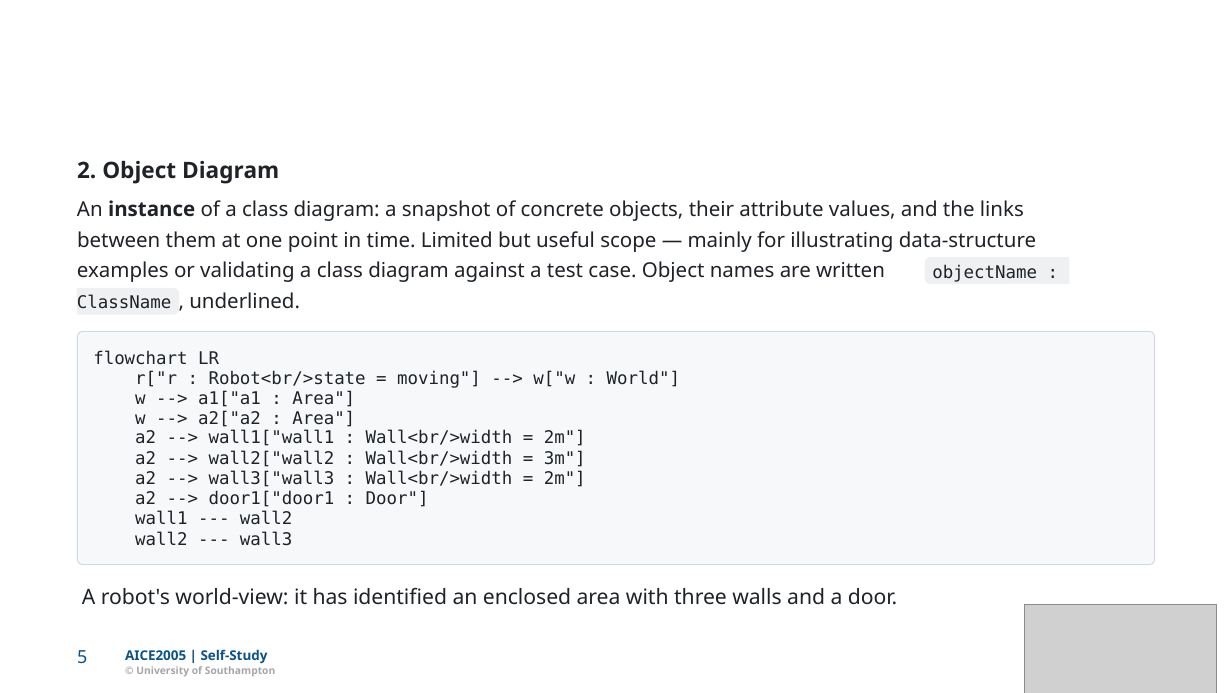
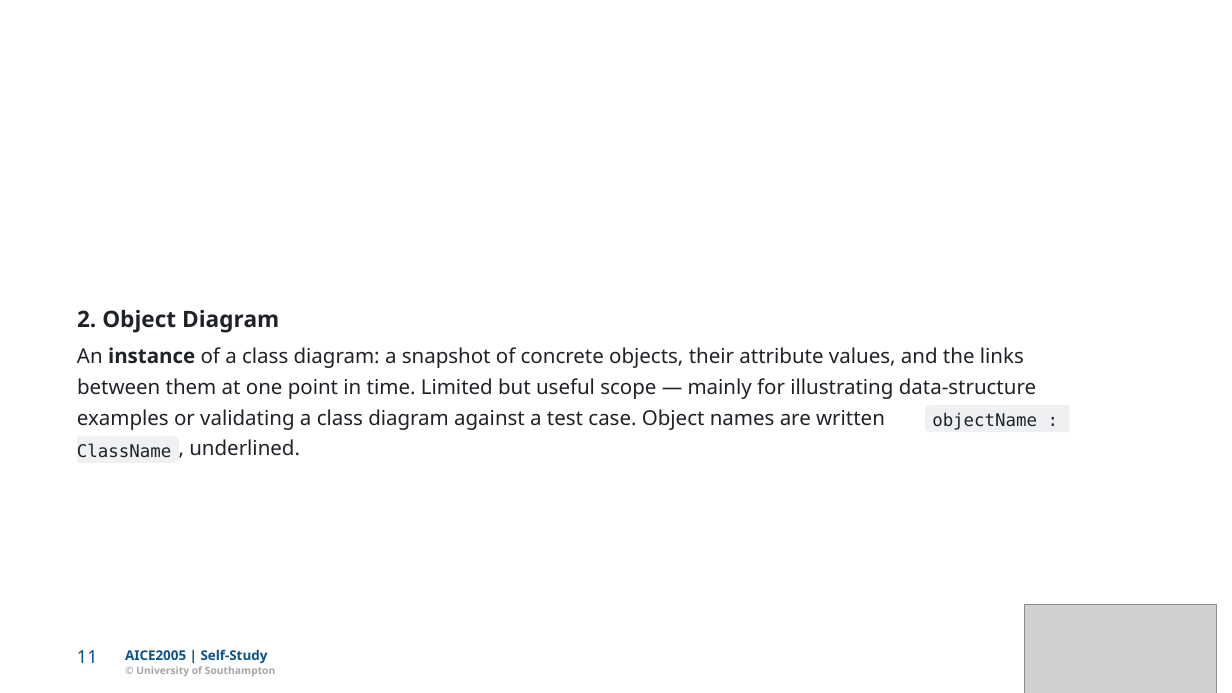
Before and after one commit to Dr-AlHashimy/Module_AICE2005_2627, a slide deck: slide 11 of html/COMP-_L7.1_lecture_self.pptx (slide 5 before the commit). Drawn at 1232x693 pixels with LibreOffice and Linux fonts; fonts in the diff are those of the drawing; grey boxes stand for pictures. Boxes give left, top, right and bottom in pixels: in the first picture for what was removed or moved away, otherwise in the second. Text is boxed around its words. In the diff, an @@ line names an element or a change of style, - is before the commit and + after.

```diff
--- a/html/COMP-_L7.1_lecture_self.pptx
+++ b/html/COMP-_L7.1_lecture_self.pptx
@@ freeform shape removed at <box>78,332,1155,565</box> @@
@@ freeform shape removed at <box>78,332,1155,565</box> @@
@@ text removed at <box>93,350,219,365</box> @@
-flowchart LR
@@ text removed at <box>135,370,680,388</box> @@
-r["r : Robot<br/>state = moving"] --> w["w : World"]
@@ text removed at <box>135,390,355,407</box> @@
-w --> a1["a1 : Area"]
@@ text removed at <box>135,411,355,427</box> @@
-w --> a2["a2 : Area"]
@@ 4 texts, 2 freeform shapes: place and size @@
-4 texts, 2 freeform shapes at <box>77,161,1069,314</box>
+4 texts, 2 freeform shapes at <box>77,310,1069,463</box>
@@ text removed at <box>135,430,586,446</box> @@
-a2 --> wall1["wall1 : Wall<br/>width = 2m"]
@@ 3 texts: place and size @@
-3 texts at <box>77,200,1024,309</box>
+3 texts at <box>77,347,1024,456</box>
@@ text removed at <box>135,450,586,467</box> @@
-a2 --> wall2["wall2 : Wall<br/>width = 3m"]
@@ text removed at <box>135,470,586,487</box> @@
-a2 --> wall3["wall3 : Wall<br/>width = 2m"]
@@ text removed at <box>135,490,429,507</box> @@
-a2 --> door1["door1 : Door"]
@@ text removed at <box>135,511,292,525</box> @@
-wall1 --- wall2
@@ text removed at <box>135,531,292,546</box> @@
-wall2 --- wall3
@@ text removed at <box>82,588,898,605</box> @@
-A robot's world-view: it has identiﬁed an enclosed area with three walls and a door.
@@ freeform shape: place and size @@
-freeform shape at <box>69,641,96,672</box>
+freeform shape at <box>69,641,108,672</box>
@@ text removed at <box>77,650,87,664</box> @@
-5
@@ text added at <box>77,650,98,663</box>, 14 pt, text #0A5387 @@
+11
```
Also in this commit, not shown: 14 other slides changed, 26 slides added, 17 other files.
